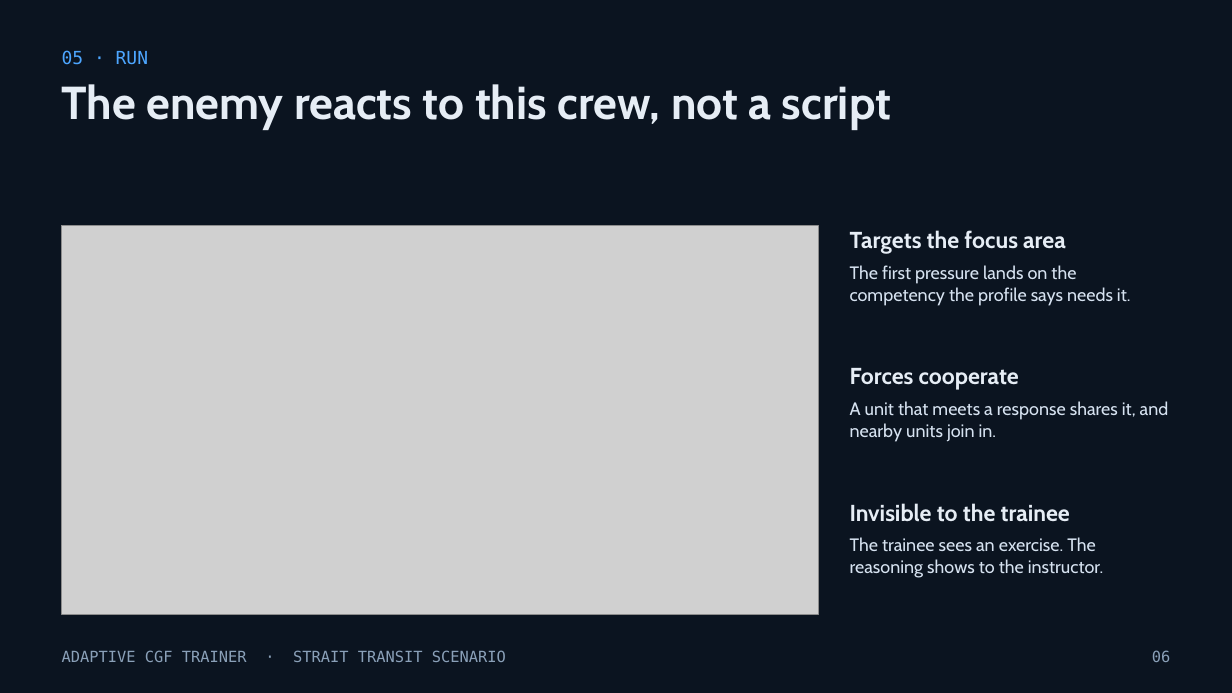
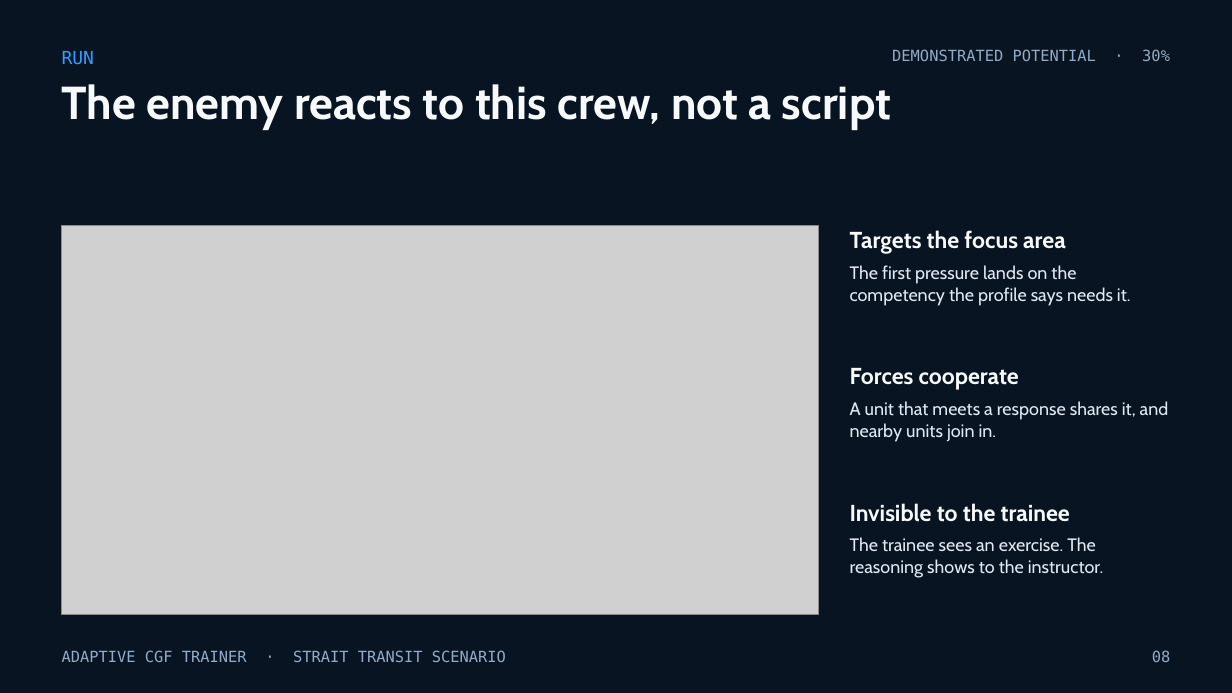
Before and after one commit to buttception/T-S_Hackathon26, a slide deck: slide 8 of cgf-demo/docs/pitch/Adaptive-CGF-Trainer.pptx (slide 6 before the commit). Drawn at 1232x693 pixels with LibreOffice and Linux fonts; fonts in the diff are those of the drawing; grey boxes stand for pictures. Boxes give left, top, right and bottom in pixels: in the first picture for what was removed or moved away, otherwise in the second. Text is boxed around its words. In the diff, an @@ line names an element or a change of style, - is before the commit and + after.

```diff
--- a/cgf-demo/docs/pitch/Adaptive-CGF-Trainer.pptx
+++ b/cgf-demo/docs/pitch/Adaptive-CGF-Trainer.pptx
@@ background #0B1420 to #081421 @@
@@ text at (x1=62, y1=51, x2=94, y2=65): text changed; text colour #4DA6FF to #2F9DFF @@
-05 · RUN
+RUN
@@ text added at (x1=892, y1=49, x2=1170, y2=61), 12 pt, text #93ABC6 @@
+DEMONSTRATED POTENTIAL · 30%
@@ text colour #E6EDF5 to #F7FAFD in 4 elements at (x1=62, y1=84, x2=891, y2=130), (x1=850, y1=230, x2=1066, y2=254), (x1=850, y1=368, x2=1019, y2=390), (x1=850, y1=503, x2=1070, y2=522) @@
```
Also in this commit, not shown: 10 other slides changed, 6 slides added, 2 slides removed, 7 other files.
